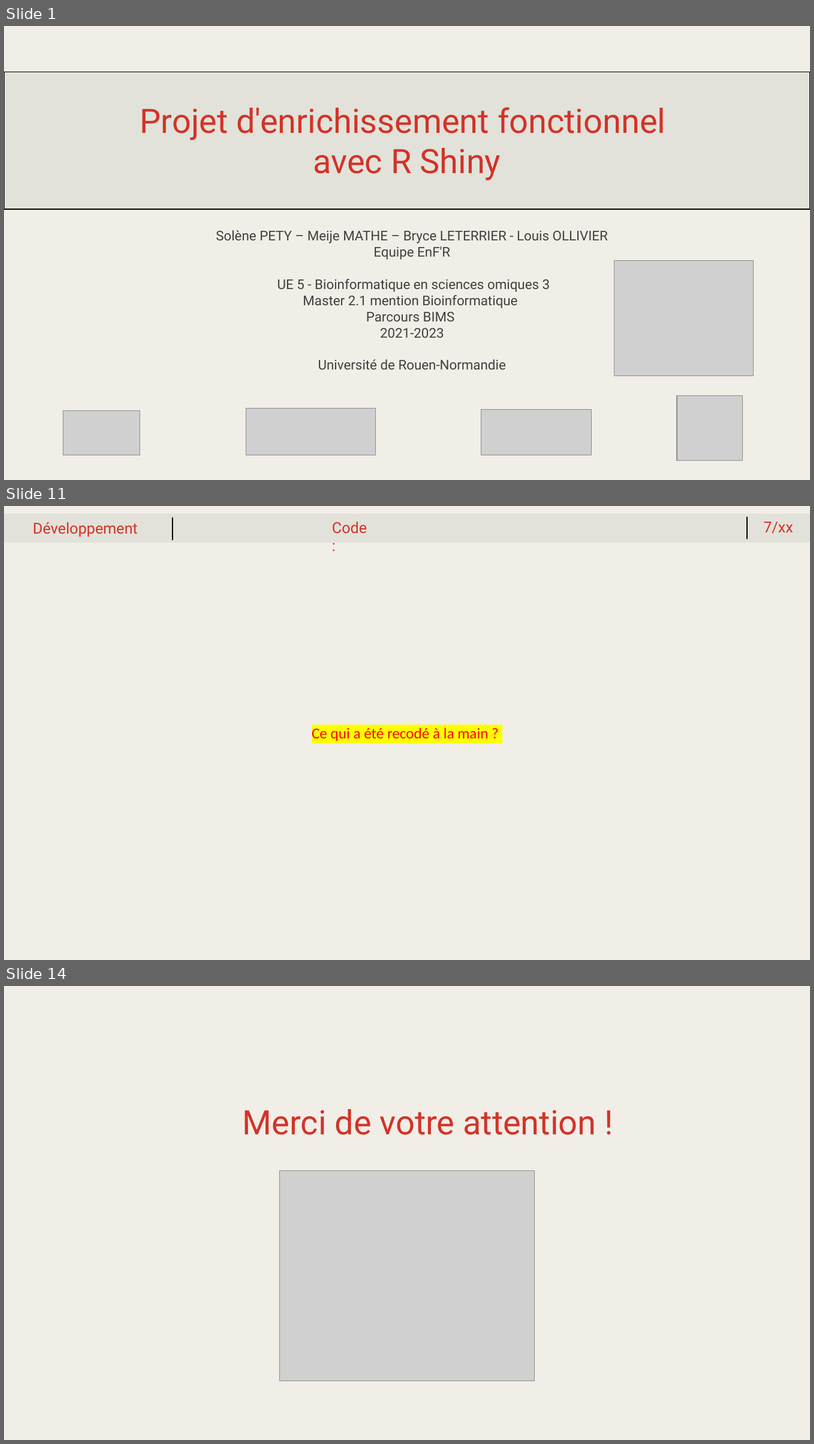
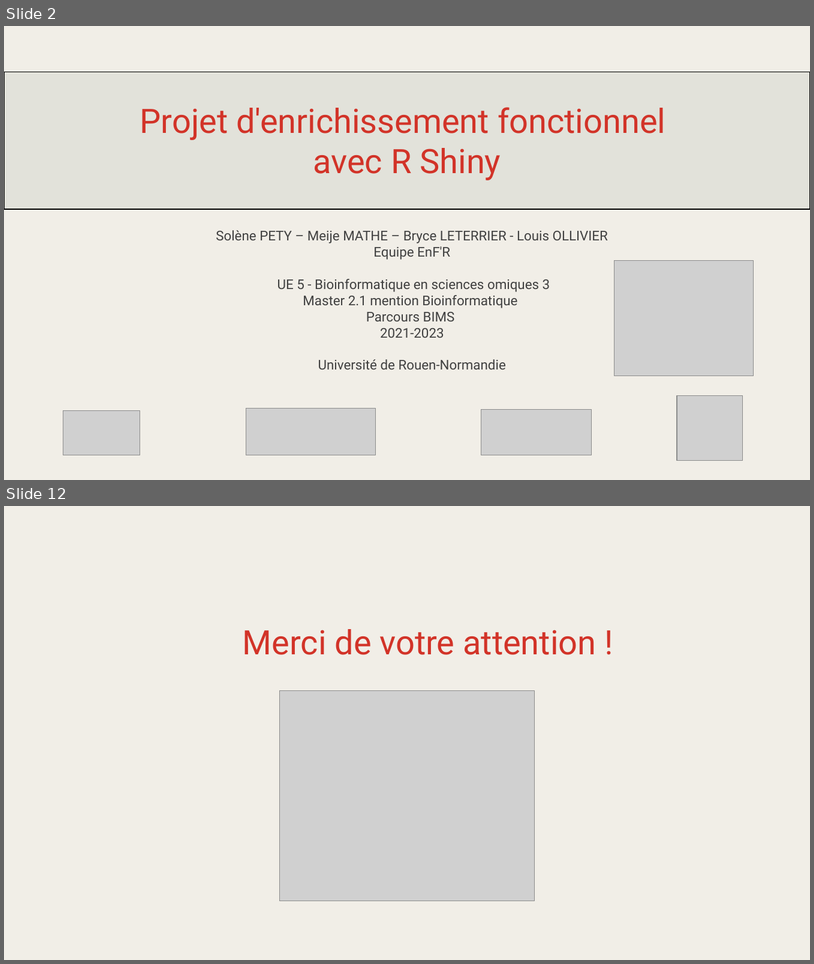
Before and after one commit to meijemathe/projet_enrichissement_fonctionnel, a slide deck: Projet_enrichissement_shiny.pptx. Shown one above the other, each under a label of ours: slides 1, 11 and 14 before the commit, slides 2 and 12 after it; the slides between them are not shown. The pictures are 814x1444 and 814x964 pixels, drawn with LibreOffice and Linux fonts; fonts in the diff are those of the drawing; grey boxes stand for pictures. Boxes give left, top, right and bottom in pixels: in the first picture for what was removed or moved away, otherwise in the second. Text is boxed around its words. In the diff, an @@ line names an element or a change of style, - is before the commit and + after.

```diff
--- a/Projet_enrichissement_shiny.pptx
+++ b/Projet_enrichissement_shiny.pptx
@@ slide 11 removed at box(4, 506, 810, 960), background #FFFFFF @@
@@ rectangle removed at box(4, 506, 810, 960) @@
-Ce qui a été recodé à la main ?
@@ text removed at box(33, 522, 138, 537) @@
-Développement
@@ group removed at box(4, 514, 810, 543): 2 lines, 2 texts, 1 rectangle @@
-Code :
-7/xx
@@ what was slide 1 is now slide 2 @@
@@ what was slide 14 is now slide 12 @@
```
Also in this commit, not shown: 9 slides changed, 1 slide added, 2 other slides removed.
